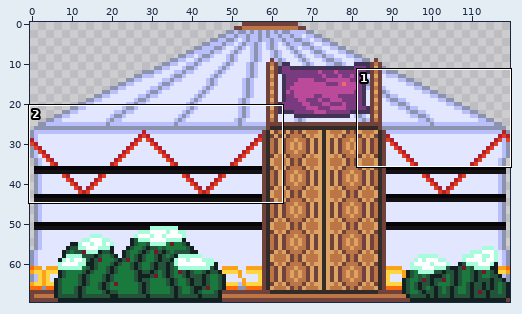
Sprite sheet -- sprites/arriere_plan/foret/modele/yourt.png. The first picture is a wide view before the edit; the outline marks the close-up.
Close-up. Before the commit:
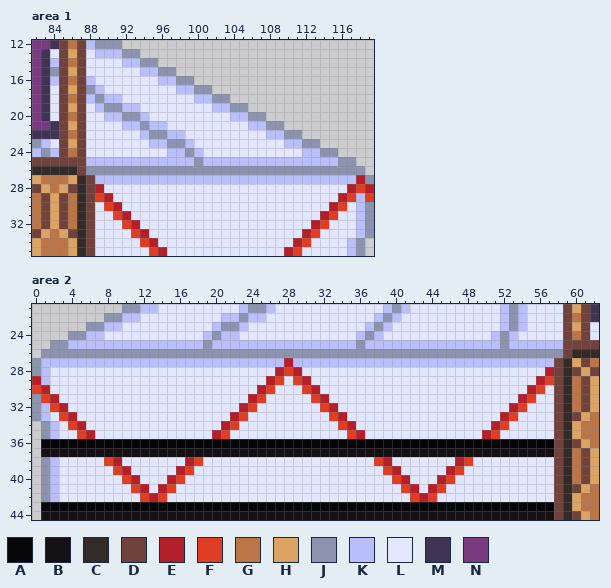
The file is 120x70 pixels. Shown: area 1: x 82..119, y 12..35; area 2: x 0..62, y 21..44.
Palette (. is transparent): A #060608  B #141013  C #322b28  D #71413b  E #b4202a  F #df3e23  G #bb7547  H #dba463  J #8b93af  K #b9bffb  L #e3e6ff  M #403353  N #793a80
Pixels before, area 1, first column x 82:
12 NNMDGDKJJJ............................
13 NMLDHDLKKKJJ..........................
14 NMKDGDLLLLKKJJ........................
15 NMJDHDLLLLLLKKJJ......................
16 NMKDGDKLLLLLLLKKJJ....................
17 NMLDHDJKLLLLLLLLKKJJ..................
18 NMLDGDKJKKLLLLLLLLKKJJ................
19 NMLDHDLKJJKKLLLLLLLLKKJJ..............
20 NMLDGDLLKKJJKLLLLLLLLLKKJJ............
21 NNMDHDLLLLKKJKKLLLLLLLLLKKJJ..........
22 MMMDGDLLLLLLKJJKKLLLLLLLLLKKJJ........
23 JKLDHDLLLLLLLKKJJKLLLLLLLLLLKKJJ......
24 KJKDGDLLLLLLLLLKKJKLLLLLLLLLLLKKJJ....
25 DDDDDDKKKKKKKKKKKKJKKKKKKKKKKKKKKKJJ..
26 CCCCCDJJJJJJJJJJJJJJJJJJJJJJJJJJJJJJJ.
27 HGGGHCDKKKKKKKKKKKKKKKKKKKKKKKKKKKKKEJ
28 DHGHDCDELLLLLLLLLLLLLLLLLLLLLLLLLLLEFE
29 GDHDGCDFELLLLLLLLLLLLLLLLLLLLLLLLLEFKF
30 GDHDGCDLFELLLLLLLLLLLLLLLLLLLLLLLEFLKJ
31 GDHDGCDLLFELLLLLLLLLLLLLLLLLLLLLEFLLKJ
32 GDHDGCDLLLFELLLLLLLLLLLLLLLLLLLEFLLLKJ
33 DHGHDCDLLLLFELLLLLLLLLLLLLLLLLEFLLLLKJ
34 HGGGHCDLLLLLFELLLLLLLLLLLLLLLEFLLLLKJ.
35 HGGGHCDLLLLLLFELLLLLLLLLLLLLEFLLLLLKJ.
Pixels before, area 2, first column x 0:
21 ..........JJKKLLLLLLLLLKJJKLLLLLLLLLLLLKJKLLLLLLLLLLKJKLLLLDHDM
22 ........JJKKLLLLLLLLLKKJKKLLLLLLLLLLLLKJKLLLLLLLLLLLKJKLLLLDGDM
23 ......JJKKLLLLLLLLLLKJJKLLLLLLLLLLLLLKJKLLLLLLLLLLLLKJKLLLLDHDL
24 ....JJKKLLLLLLLLLLLKJKKLLLLLLLLLLLLLKJKLLLLLLLLLLLLKJKLLLLLDGDL
25 ..JJKKKKKKKKKKKKKKKJKKKKKKKKKKKKKKKKJKKKKKKKKKKKKKKKJKKKKKKDDDD
26 .JJJJJJJJJJJJJJJJJJJJJJJJJJJJJJJJJJJJJJJJJJJJJJJJJJJJJJJJJJDCCC
27 JKKKKKKKKKKKKKKKKKKKKKKKKKKKEKKKKKKKKKKKKKKKKKKKKKKKKKKKKKDCHDG
28 JKLLLLLLLLLLLLLLLLLLLLLLLLLEFELLLLLLLLLLLLLLLLLLLLLLLLLLLEDCDHD
29 EKLLLLLLLLLLLLLLLLLLLLLLLLEFLFELLLLLLLLLLLLLLLLLLLLLLLLLEFDCGDH
30 FELLLLLLLLLLLLLLLLLLLLLLLEFLLLFELLLLLLLLLLLLLLLLLLLLLLLEFLDCGDH
31 JFELLLLLLLLLLLLLLLLLLLLLEFLLLLLFELLLLLLLLLLLLLLLLLLLLLEFLLDCGDH
32 JKFELLLLLLLLLLLLLLLLLLLEFLLLLLLLFELLLLLLLLLLLLLLLLLLLEFLLLDCGDH
33 JKLFELLLLLLLLLLLLLLLLLEFLLLLLLLLLFELLLLLLLLLLLLLLLLLEFLLLLDCDHG
34 .JKLFELLLLLLLLLLLLLLLEFLLLLLLLLLLLFELLLLLLLLLLLLLLLEFLLLLLDCHGG
35 .JKLLFELLLLLLLLLLLLLEFLLLLLLLLLLLLLFELLLLLLLLLLLLLEFLLLLLLDCHGG
36 .AAAAAAAAAAAAAAAAAAAAAAAAAAAAAAAAAAAAAAAAAAAAAAAAAAAAAAAAADCDHG
37 .BBBBBBBBBBBBBBBBBBBBBBBBBBBBBBBBBBBBBBBBBBBBBBBBBBBBBBBBBDCGDH
38 .JKLLLLLFELLLLLLLEFLLLLLLLLLLLLLLLLLLLFELLLLLLLEFLLLLLLLLLDCGDH
39 .JKLLLLLLFELLLLLEFLLLLLLLLLLLLLLLLLLLLLFELLLLLEFLLLLLLLLLLDCGDH
40 .JKLLLLLLLFELLLEFLLLLLLLLLLLLLLLLLLLLLLLFELLLEFLLLLLLLLLLLDCGDH
41 .JKLLLLLLLLFELEFLLLLLLLLLLLLLLLLLLLLLLLLLFELEFLLLLLLLLLLLLDCDHG
42 .JKLLLLLLLLLFEFLLLLLLLLLLLLLLLLLLLLLLLLLLLFEFLLLLLLLLLLLLLDCHGG
43 .AAAAAAAAAAAAAAAAAAAAAAAAAAAAAAAAAAAAAAAAAAAAAAAAAAAAAAAAADCHGG
44 .BBBBBBBBBBBBBBBBBBBBBBBBBBBBBBBBBBBBBBBBBBBBBBBBBBBBBBBBBDCDHG
Once edited:
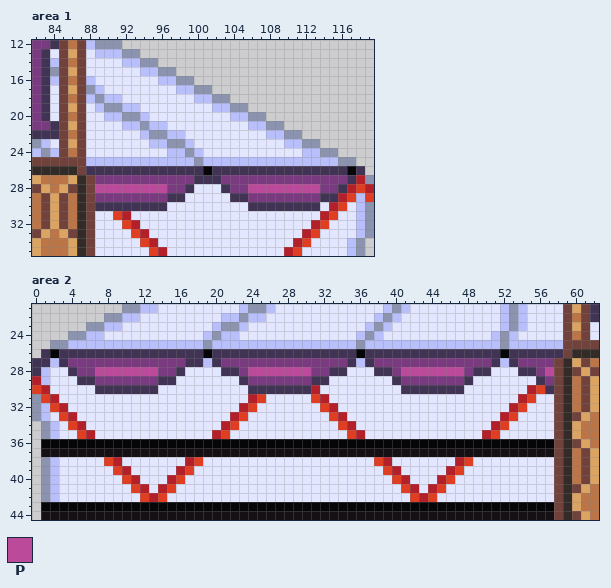
Colours new in this view: P #bc4a9b
The author wrote: seconde légère modification
What changed:
Area 1:
The edit turns colour J into colour A in row 26 at x 101 and 117.
The edit turns colour E into colour M in row 30 at x 91.
The edit turns colour F into colour M in row 30 at x 90.
The edit turns colour J into colour M in row 26 at x 88 to 100, 102 to 116 and 118.
The edit turns colour K into colour M in row 27 at x 100 to 102 and 117.
The edit turns colour L into colour M in row 28 at x 99, 103 and 116; in row 29 at x 97 to 98, 104 to 105 and 114 to 115; in row 30 at x 89, 92 to 96 and 106 to 113.
The edit turns colour E into colour N in row 29 at x 90.
The edit turns colour F into colour N in row 29 at x 89.
The edit turns colour K into colour N in row 27 at x 89 to 99 and 103 to 116.
The edit turns colour L into colour N in row 28 at x 97 to 98, 104 to 105 and 114 to 115; in row 29 at x 91 to 96 and 106 to 113.
The edit turns colour E into colour P in row 28 at x 89.
The edit turns colour L into colour P in row 28 at x 90 to 96 and 106 to 113.
Area 2:
The edit turns colour J into colour A in row 26 at x 2, 19, 36 and 52.
The edit turns colour E into colour M in row 29 at x 56; in row 30 at x 25.
The edit turns colour F into colour M in row 30 at x 26 and 30.
The edit turns colour J into colour M in row 26 at x 1, 3 to 18, 20 to 35, 37 to 51 and 53 to 58; in rows 27 to 28 at x 0.
The edit turns colour K into colour M in row 27 at x 1, 3, 17 to 18, 20, 35, 37, 51 and 53.
The edit turns colour L into colour M in row 28 at x 4, 16, 21 to 22, 33 to 34, 38 to 39, 49 to 50 and 54 to 55; in row 29 at x 5 to 6, 14 to 15, 23, 31 to 32, 40 and 48; in row 30 at x 7 to 13, 24, 27 to 29, 41 to 47 and 57.
The edit turns colour E into colour N in row 27 at x 28; in row 29 at x 26 and 30.
The edit turns colour F into colour N in row 29 at x 27, 29 and 57.
The edit turns colour K into colour N in row 27 at x 4 to 16, 21 to 27, 29 to 34, 38 to 50 and 54 to 57.
The edit turns colour L into colour N in row 28 at x 5 to 6, 14 to 15, 23, 31 to 32, 40, 48 and 56; in row 29 at x 7 to 13, 24 to 25, 28 and 41 to 47.
The edit turns colour E into colour P in row 28 at x 27, 29 and 57.
The edit turns colour F into colour P in row 28 at x 28.
The edit turns colour L into colour P in row 28 at x 7 to 13, 24 to 26, 30 and 41 to 47.
Changed places in both close-ups, as pixel boxes (x1, y1, x2, y2):
changed: (86, 166, 365, 211)
changed: (32, 349, 563, 394)
